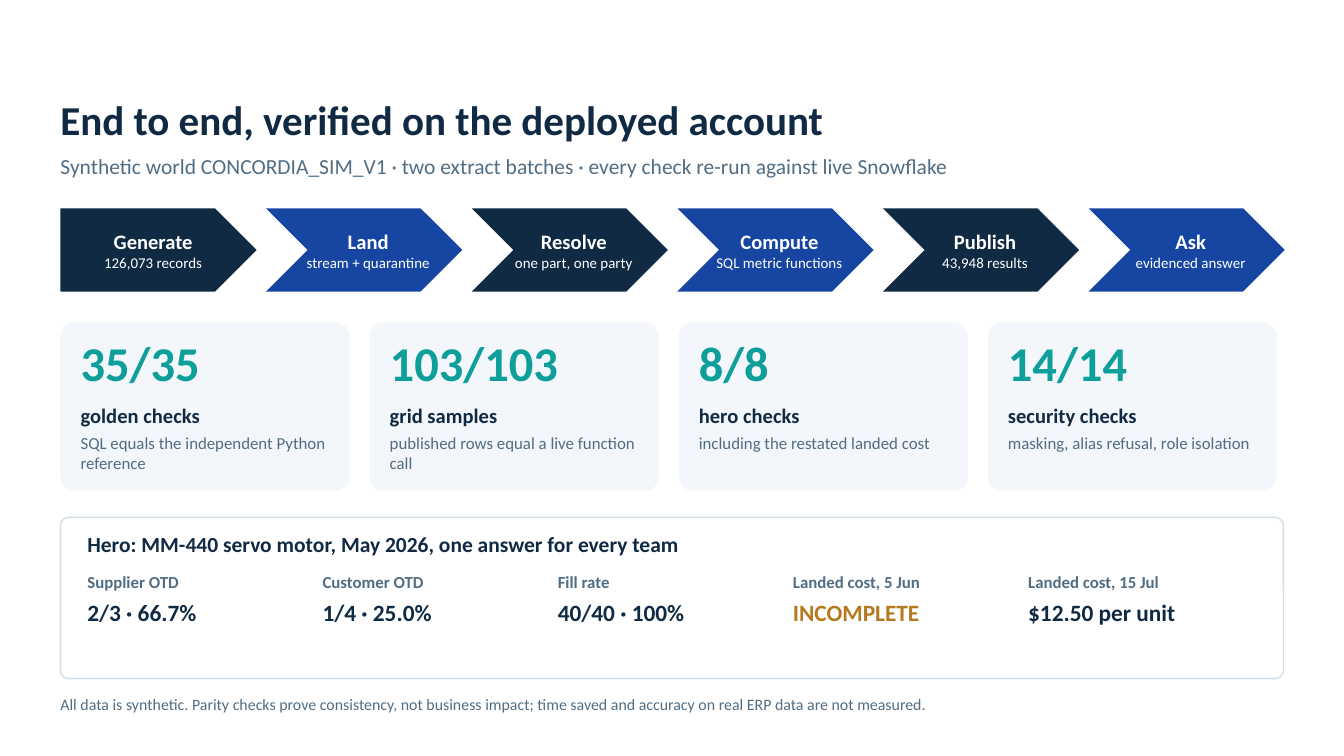
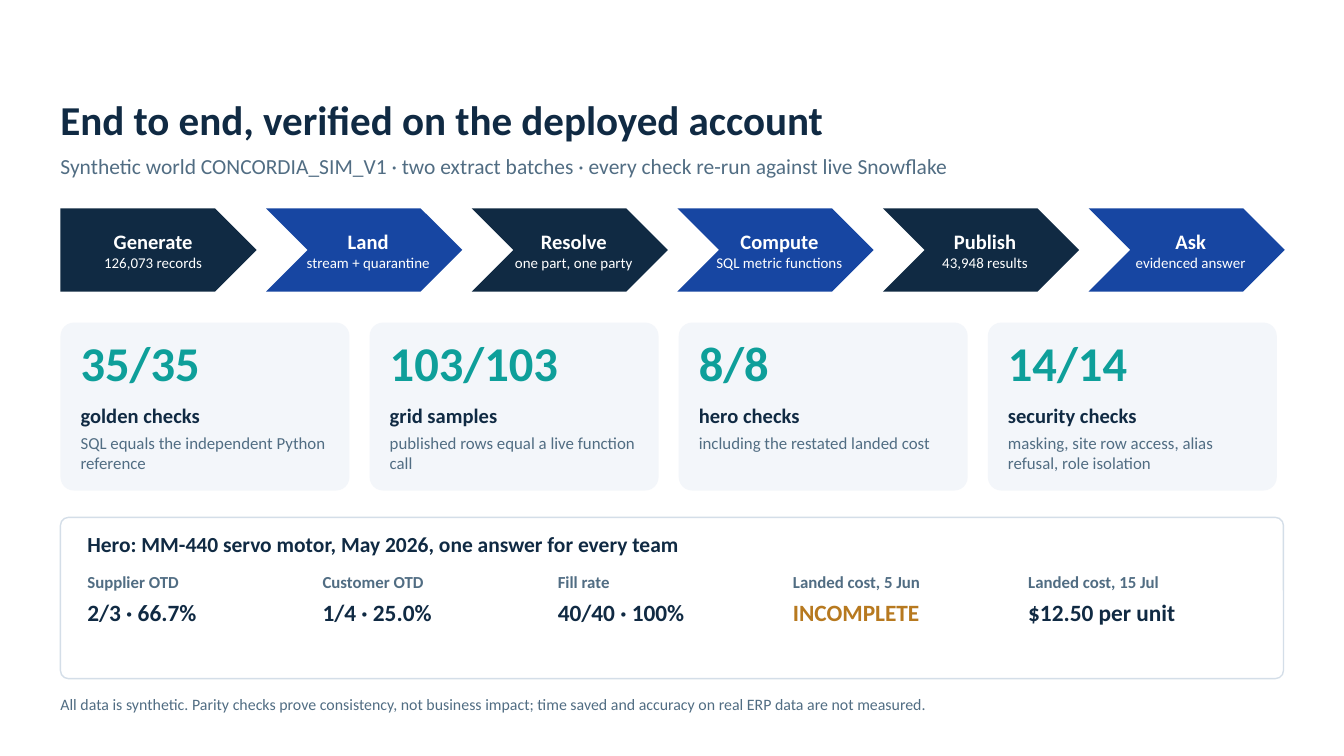
Before and after one commit to ashokjangam/tridents-snowflake-hackathon, a slide deck: slide 5 of docs/submission/CONCORDIA-Prototype-Deck.pptx. Drawn at 1344x756 pixels with LibreOffice and Linux fonts; fonts in the diff are those of the drawing; background and template pictures are left out. Boxes give left, top, right and bottom in pixels: in the first picture for what was removed or moved away, otherwise in the second. Text is boxed around its words. In the diff, an @@ line names an element or a change of style, - is before the commit and + after.

```diff
--- a/docs/submission/CONCORDIA-Prototype-Deck.pptx
+++ b/docs/submission/CONCORDIA-Prototype-Deck.pptx
@@ text at <box>1008,437,1213,471</box>: text changed @@
-masking, alias refusal, role isolation
+masking, site row access, alias refusal, role isolation
```
Also in this commit, not shown: 1 other slide changed, 1 slide added, 1 slide removed, 11 other files.
